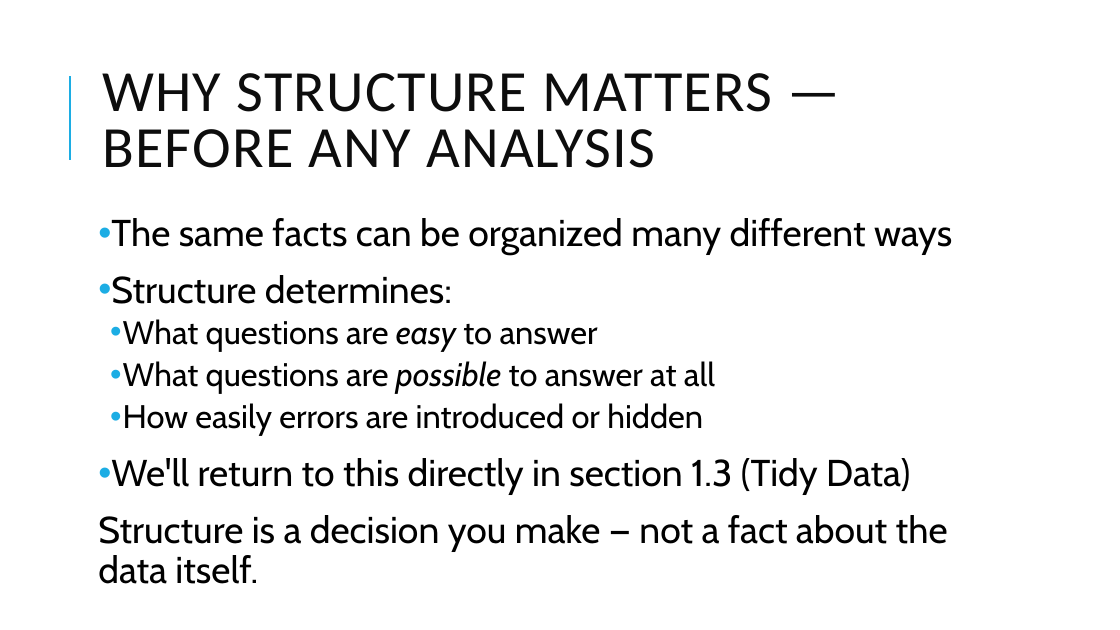
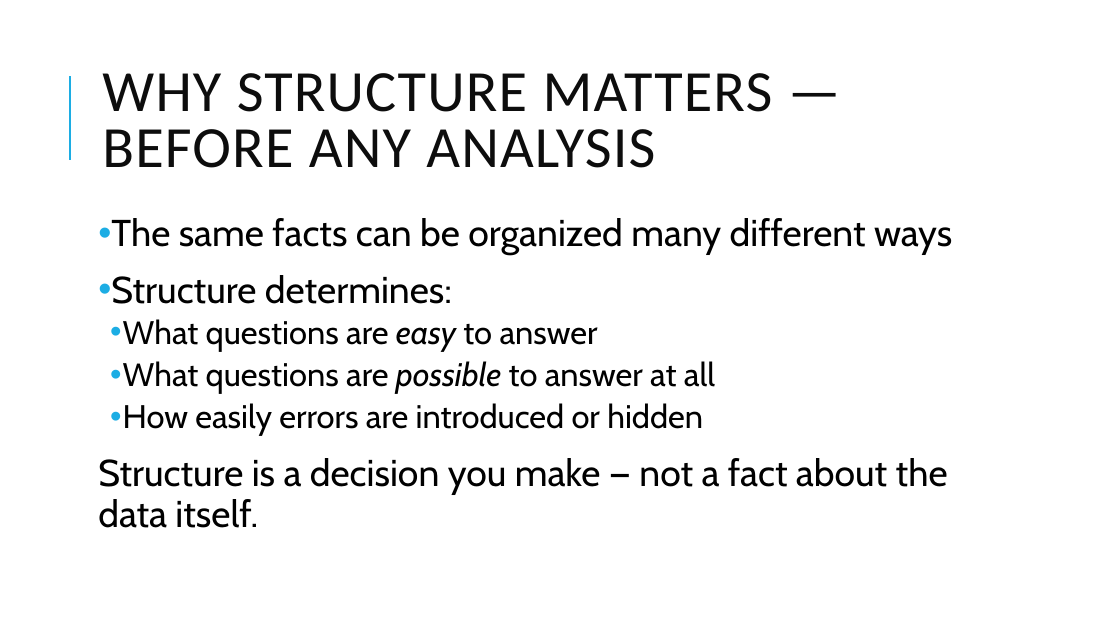
Before and after one commit to pcmathias/MSACL-data-literacy, a slide deck: slide 26 of updates_2026/presentations/module_1_slides.pptx (slide 7 before the commit). Drawn at 1120x630 pixels with LibreOffice and Linux fonts; fonts in the diff are those of the drawing. Boxes give left, top, right and bottom in pixels: in the first picture for what was removed or moved away, otherwise in the second. Text is boxed around its words. In the diff, an @@ line names an element or a change of style, - is before the commit and + after.

```diff
--- a/updates_2026/presentations/module_1_slides.pptx
+++ b/updates_2026/presentations/module_1_slides.pptx
@@ text at (111,458,910,495): paragraph removed @@
-• We'll return to this directly in section 1.3 (Tidy Data)
```
Also in this commit, not shown: 16 other slides changed, 21 slides added, 3 slides removed, 4 other files.
